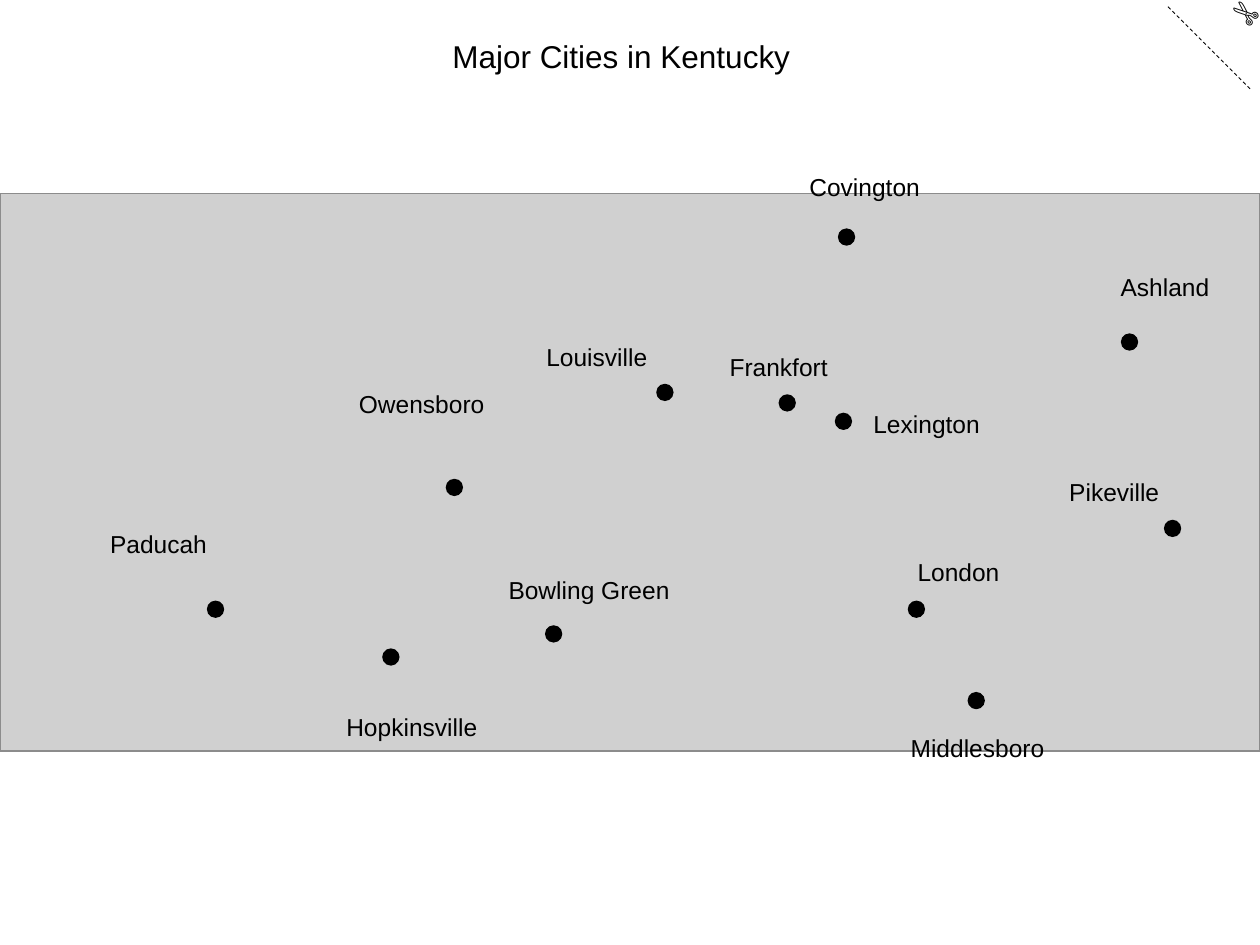
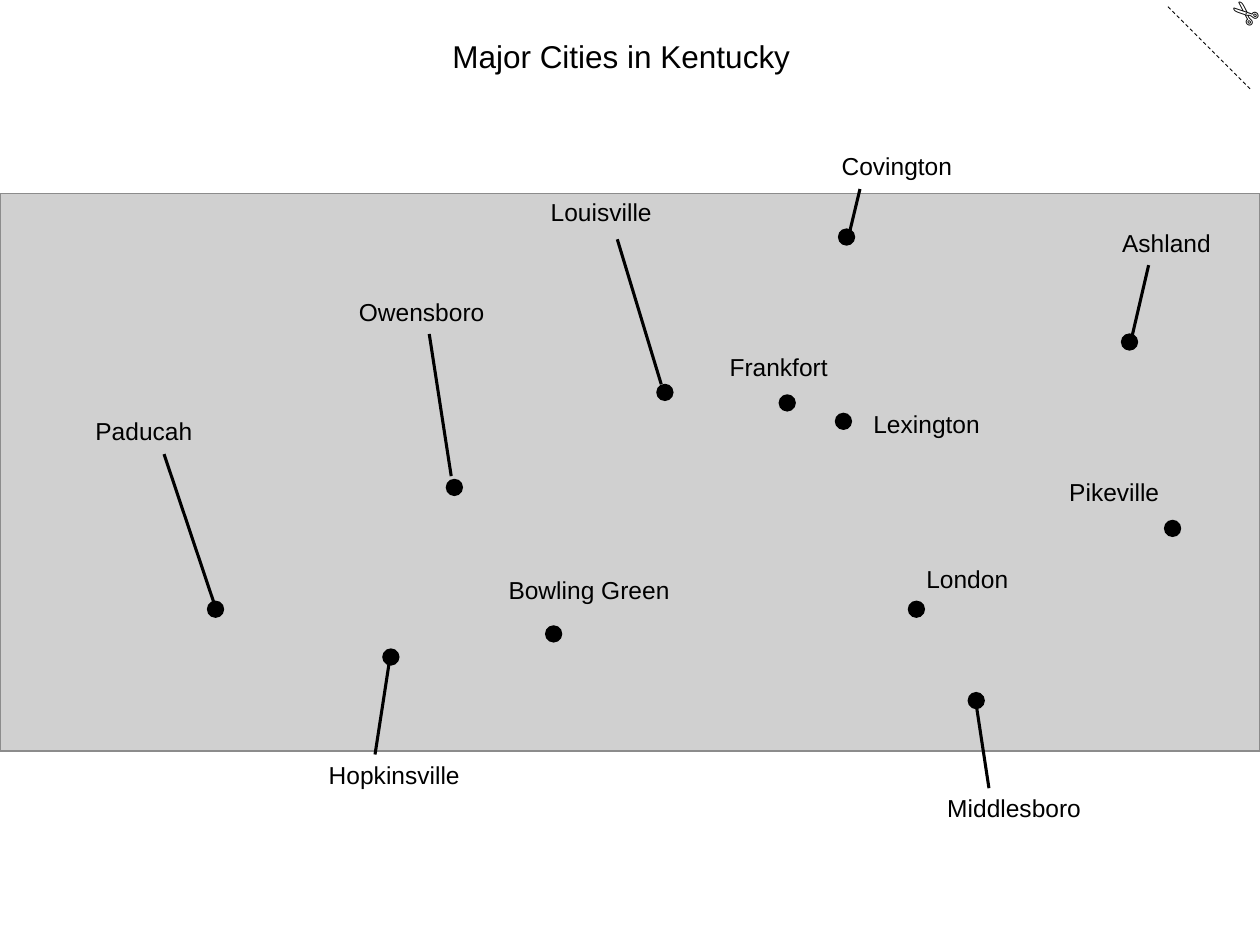
Before and after one commit to the-iagd/geological_tactile_image_repository, a slide deck: slide 1 of assets/tactile_image_files/0078-major_cities_in_Kentucky/0078-major_cities_in_Kentucky.pptx. Drawn at 1260x945 pixels with LibreOffice and Linux fonts; fonts in the diff are those of the drawing; grey boxes stand for pictures. Boxes give left, top, right and bottom in pixels: in the first picture for what was removed or moved away, otherwise in the second. Text is boxed around its words. In the diff, an @@ line names an element or a change of style, - is before the commit and + after.

```diff
--- a/assets/tactile_image_files/0078-major_cities_in_Kentucky/0078-major_cities_in_Kentucky.pptx
+++ b/assets/tactile_image_files/0078-major_cities_in_Kentucky/0078-major_cities_in_Kentucky.pptx
@@ text "Covington": place and size @@
-text "Covington" at bbox=[809, 176, 919, 201]
+text "Covington" at bbox=[842, 157, 952, 180]
@@ text "Louisville": place and size @@
-text "Louisville" at bbox=[546, 348, 647, 367]
+text "Louisville" at bbox=[551, 203, 652, 222]
@@ line added from (861, 189) to (848, 239), #000000 1.75 pt @@
@@ line added from (617, 239) to (662, 384), #000000 1.75 pt @@
@@ text "Ashland": place and size @@
-text "Ashland" at bbox=[1121, 278, 1210, 297]
+text "Ashland" at bbox=[1122, 234, 1211, 253]
@@ line added from (1149, 265) to (1130, 345), #000000 1.75 pt @@
@@ text "Owensboro": place and size @@
-text "Owensboro" at bbox=[359, 395, 484, 414]
+text "Owensboro" at bbox=[359, 303, 484, 322]
@@ line added from (430, 334) to (451, 476), #000000 1.75 pt @@
@@ text "Paducah": place and size @@
-text "Paducah" at bbox=[110, 535, 207, 554]
+text "Paducah" at bbox=[95, 422, 192, 441]
@@ line added from (164, 454) to (214, 604), #000000 1.75 pt @@
@@ text "London": place and size @@
-text "London" at bbox=[918, 563, 1000, 582]
+text "London" at bbox=[926, 570, 1008, 589]
@@ line added from (389, 659) to (375, 755), #000000 1.75 pt @@
@@ line added from (975, 698) to (989, 789), #000000 1.75 pt @@
@@ text "Hopkinsville": place and size @@
-text "Hopkinsville" at bbox=[346, 718, 477, 741]
+text "Hopkinsville" at bbox=[329, 766, 460, 789]
@@ text "Middlesboro" rewrapped from bbox=[911, 739, 1045, 762] to bbox=[947, 799, 1081, 818] @@
```
Also in this commit, not shown: 1 other slide changed, 52 other files.
